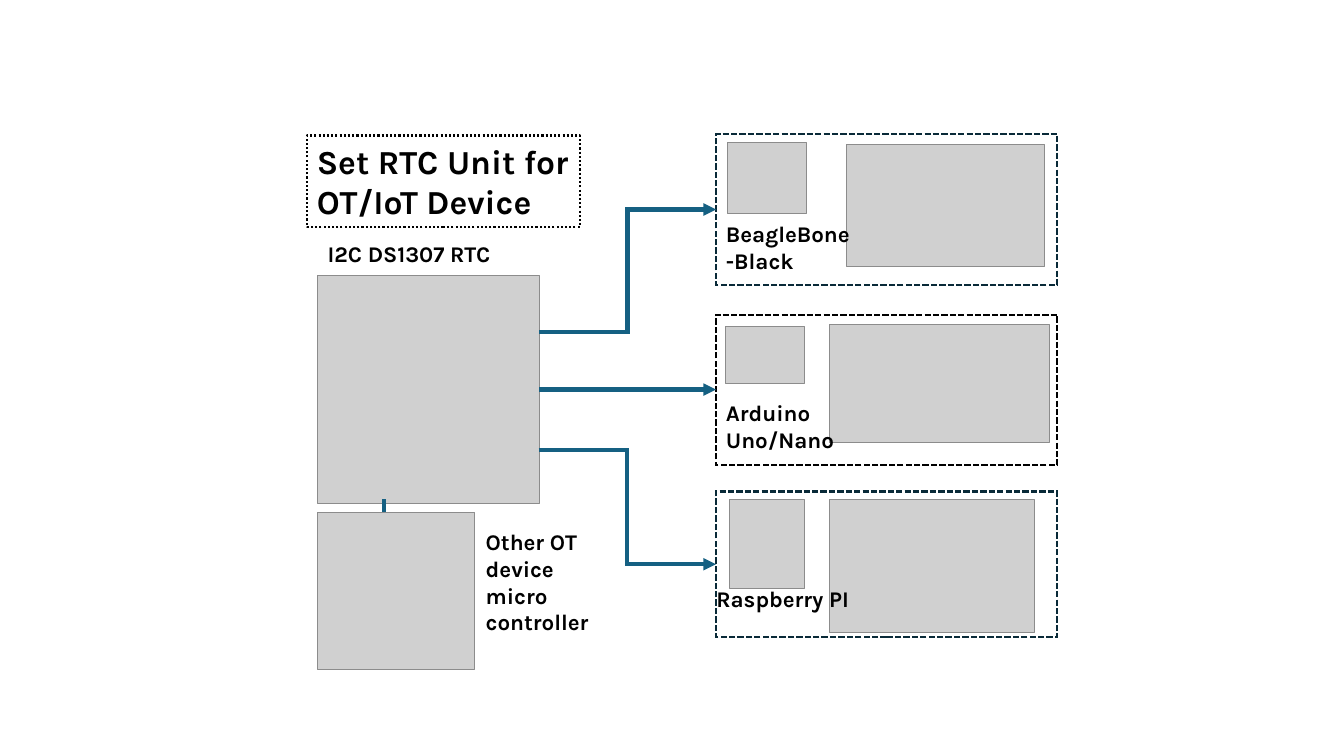
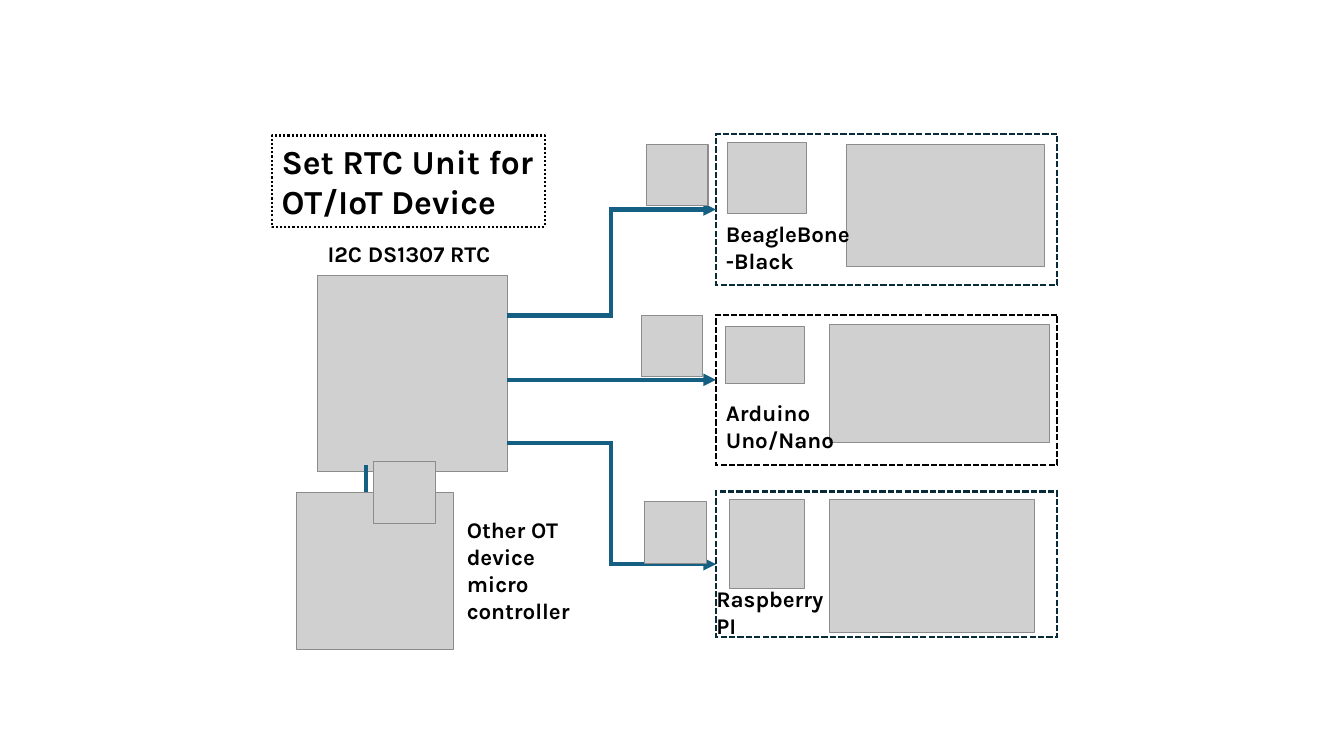
Before and after one commit to LiuYuancheng/Configure_DS1307_RTC_on_BBB_Arduino_RsPI, a slide deck: slide 2 of doc/designDoc.pptx. Drawn at 1344x756 pixels with LibreOffice and Linux fonts; fonts in the diff are those of the drawing; grey boxes stand for pictures. Boxes give left, top, right and bottom in pixels: in the first picture for what was removed or moved away, otherwise in the second. Text is boxed around its words. In the diff, an @@ line names an element or a change of style, - is before the commit and + after.

```diff
--- a/doc/designDoc.pptx
+++ b/doc/designDoc.pptx
@@ rectangle "Set RTC Unit for OT/IoT ..." moved from (x1=307, y1=135, x2=580, y2=227) to (x1=271, y1=135, x2=544, y2=227) @@
@@ picture added at (x1=646, y1=144, x2=708, y2=206) @@
@@ elbow arrow moved from (539, 332) - (716, 210) to (507, 316) - (716, 210) @@
@@ picture resized from (x1=318, y1=275, x2=539, y2=504) to (x1=318, y1=275, x2=508, y2=472) @@
@@ picture added at (x1=641, y1=316, x2=703, y2=377) @@
@@ arrow moved from (539, 390) - (716, 390) to (507, 380) - (716, 380) @@
@@ elbow arrow moved from (538, 451) - (716, 565) to (507, 443) - (716, 565) @@
@@ arrow moved from (384, 499) - (384, 548) to (366, 466) - (366, 515) @@
@@ picture added at (x1=374, y1=462, x2=436, y2=523) @@
@@ picture moved from (x1=318, y1=512, x2=475, y2=669) to (x1=296, y1=493, x2=454, y2=650) @@
@@ picture added at (x1=645, y1=502, x2=707, y2=564) @@
@@ text "Other OT device micro controller" moved from (x1=486, y1=534, x2=589, y2=631) to (x1=467, y1=522, x2=570, y2=620) @@
@@ text at (x1=716, y1=586, x2=823, y2=638): text changed @@
-Raspberry PI
+Raspberry
+PI
```
Also in this commit, not shown: 2 other files.
